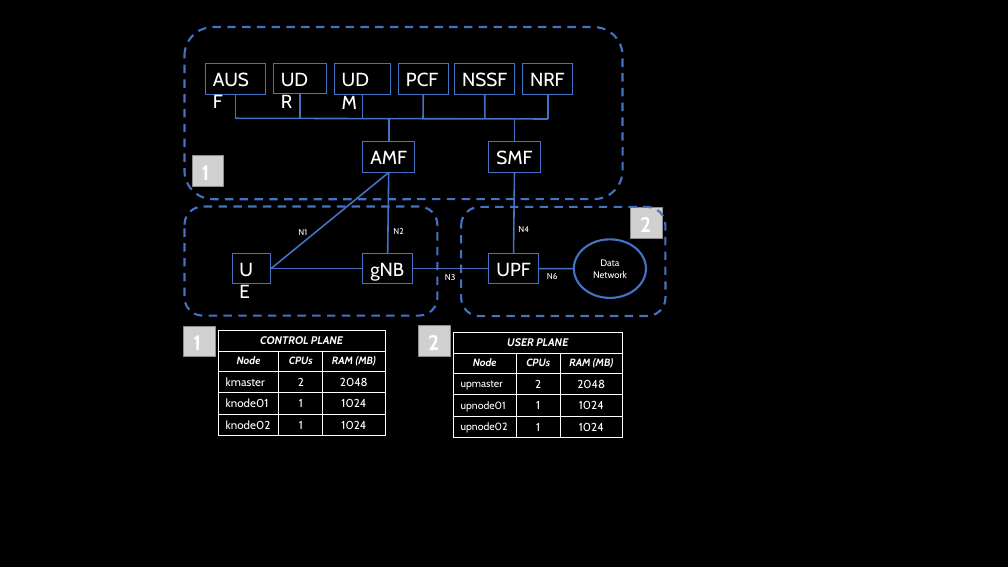
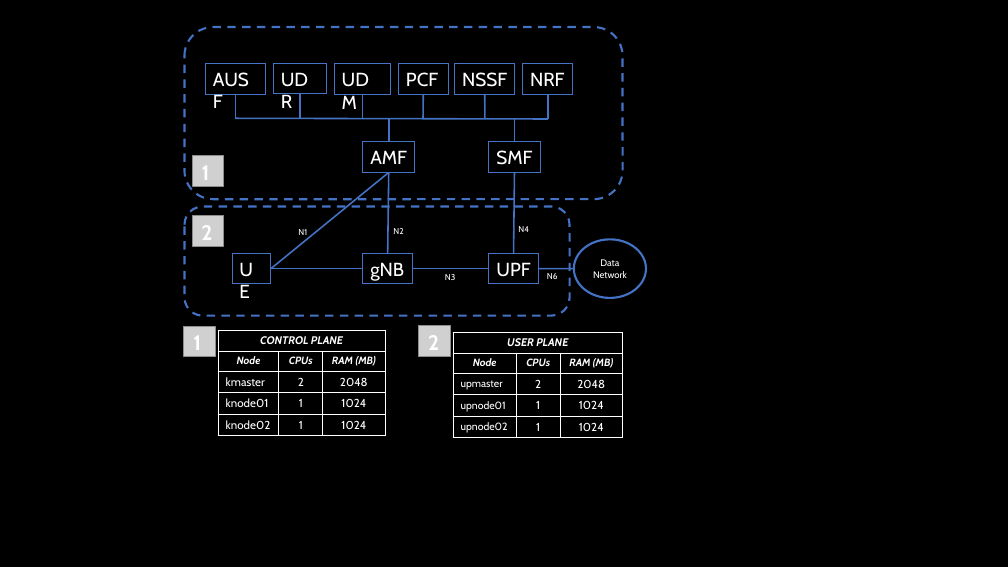
Before and after one commit to danilogranadosg/towards5gs-helm, a slide deck: slide 1 of docs/Multi-cluster_test/Multicluster-test.pptx. Drawn at 1008x567 pixels with LibreOffice and Linux fonts; fonts in the diff are those of the drawing; grey boxes stand for pictures. Boxes give left, top, right and bottom in pixels: in the first picture for what was removed or moved away, otherwise in the second. Text is boxed around its words. In the diff, an @@ line names an element or a change of style, - is before the commit and + after.

```diff
--- a/docs/Multi-cluster_test/Multicluster-test.pptx
+++ b/docs/Multi-cluster_test/Multicluster-test.pptx
@@ rounded rectangle: place and size @@
-rounded rectangle at bbox=[185, 206, 438, 315]
+rounded rectangle at bbox=[185, 206, 569, 315]
@@ rounded rectangle removed at bbox=[461, 207, 665, 316] @@
@@ picture: place and size @@
-picture at bbox=[631, 208, 662, 238]
+picture at bbox=[192, 216, 224, 246]
@@ text "2": place and size @@
-text "2" at bbox=[640, 217, 651, 232]
+text "2" at bbox=[201, 225, 212, 240]
```
Also in this commit, not shown: 1 other file.
